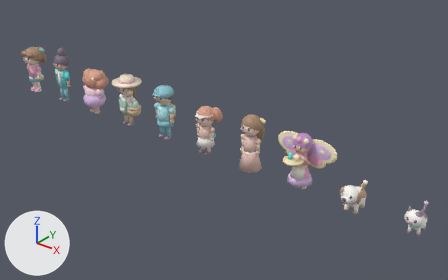
Before and after pictures for a commit that changed the Blender file CarrinhoSorvete_NovoProjeto/Assets/GirlPower/Orla3D/Blender/OrlaDasFadas_ArtDirectionChars.blend.
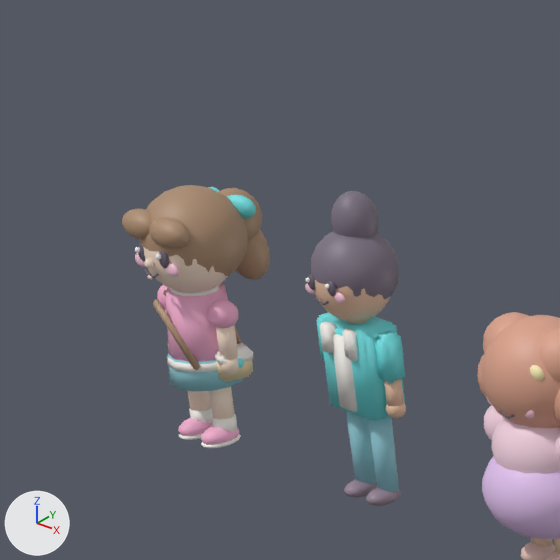
There are two pictures of each version: one whole from a 50 mm camera at (16.75, -11.1, 7.45) aimed at (7.5, 0.45, 0.29), one close up on the part from 0% to 22% of the width and 5% to 40% of the height. The lights are fixed; the arrows at lower left show +X, +Y and +Z. The older version's two pictures come first.

In view in the first close-up: 'ArmR', 'LegL', 'LegR', 'Protag_ArmL', 'Protag_ArmR', 'Protag_EyeL', 'Protag_Head', 'Protag_LegL', 'Protag_LegR', 'Protag_Torso', 'Torso', 'Torso.001' and 6 more.
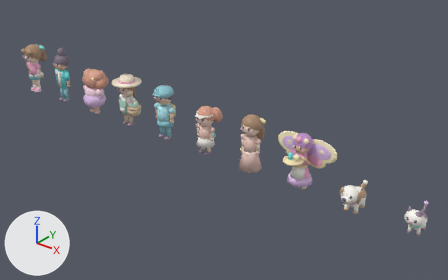
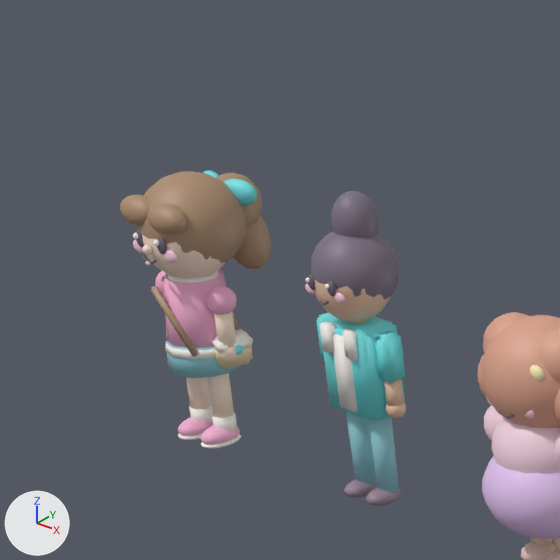
What changed in the scene script:
```text
Change me_h_skull:
    used by ob_protag_head; location = (0.0, 0.0, 0.89); rotation_euler = (1.571, 0.0, 3.142), in degrees (90, 0, 180)
    remove me_h_skull.from_pydata(...)  # 2084 vertices, 2208 faces; spans x -0.297..0.297, y -0.049..0.574, z -0.293..0.493
    add me_h_skull.from_pydata(...)  # 2084 vertices, 2208 faces; spans x -0.297..0.297, y -0.07..0.574, z -0.293..0.509
    me_h_skull part 1: 844 vertices moved from x -0.265..0.265, y -0.049..0.513, z -0.258..0.493 to x -0.263..0.263, y -0.051..0.511, z -0.256..0.509; 80 vertices removed from x -0.143..0.143, y -0.048..0.5, z 0.238..0.419; 80 vertices added at x -0.154..0.154, y -0.07..0.506, z 0.239..0.467
Change ob_protag_arml:
    ob_protag_arml.location: (-0.235, 0.0, 0.82) -> (-0.235, 0.0, 0.9)
Change ob_protag_armr:
    ob_protag_armr.location: (0.235, 0.0, 0.82) -> (0.235, 0.0, 0.9)
Change ob_protag_eyel:
    ob_protag_eyel.location: (-0.095, -0.234, 1.14) -> (-0.095, -0.234, 1.22)
Change ob_protag_head:
    ob_protag_head.location: (0.0, 0.0, 0.89) -> (0.0, 0.0, 0.97)
Change ob_protag_torso:
    ob_protag_torso.location: (0.0, 0.0, 0.48) -> (0.0, 0.0, 0.56)
```

Where the change shows, as pixel boxes (x1, y1, x2, y2) in the close-ups (560 x 560 px; the box of a moved part takes in the faces that stretch with it):
'Protag_Head', reshaped, moved
    before: (122, 185, 270, 293)
    after: (120, 170, 271, 279)
'Protag_Torso', moved
    before: (152, 283, 254, 391)
    after: (151, 269, 253, 378)
'Protag_ArmR', moved
    before: (208, 299, 240, 375)
    after: (206, 286, 239, 362)
'Protag_ArmL', moved (mostly hidden)
    before: (157, 285, 169, 349)
    after: (155, 271, 167, 336)
'Protag_EyeL', moved
    before: (135, 244, 145, 261)
    after: (133, 230, 144, 248)
part 1 of me_h_skull, moved or reshaped
    before: (143, 187, 270, 293)
    after: (142, 170, 271, 279)
